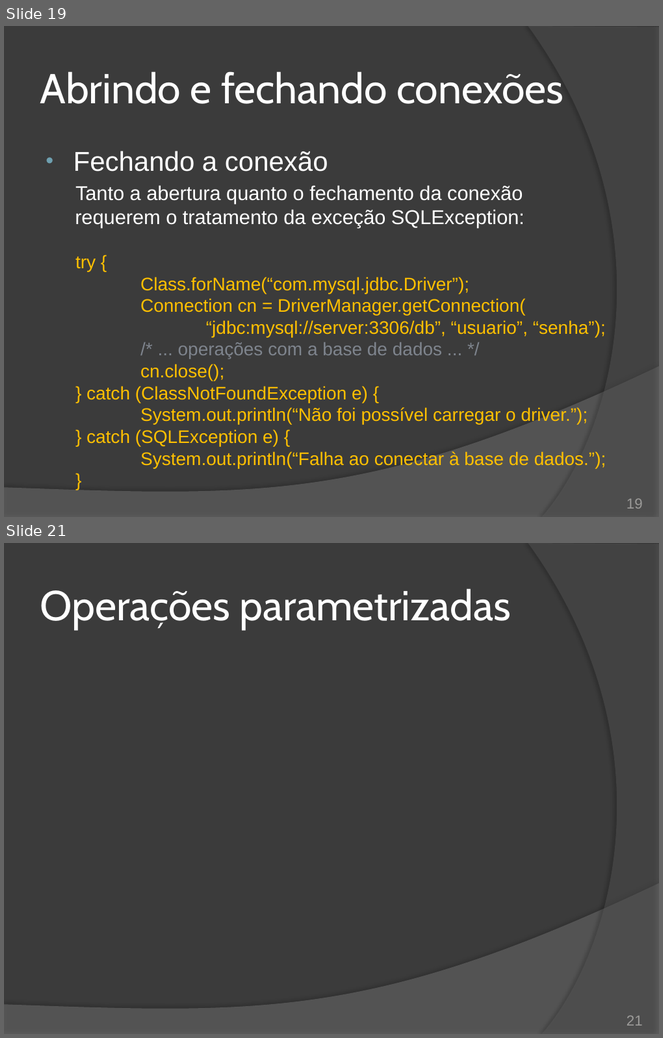
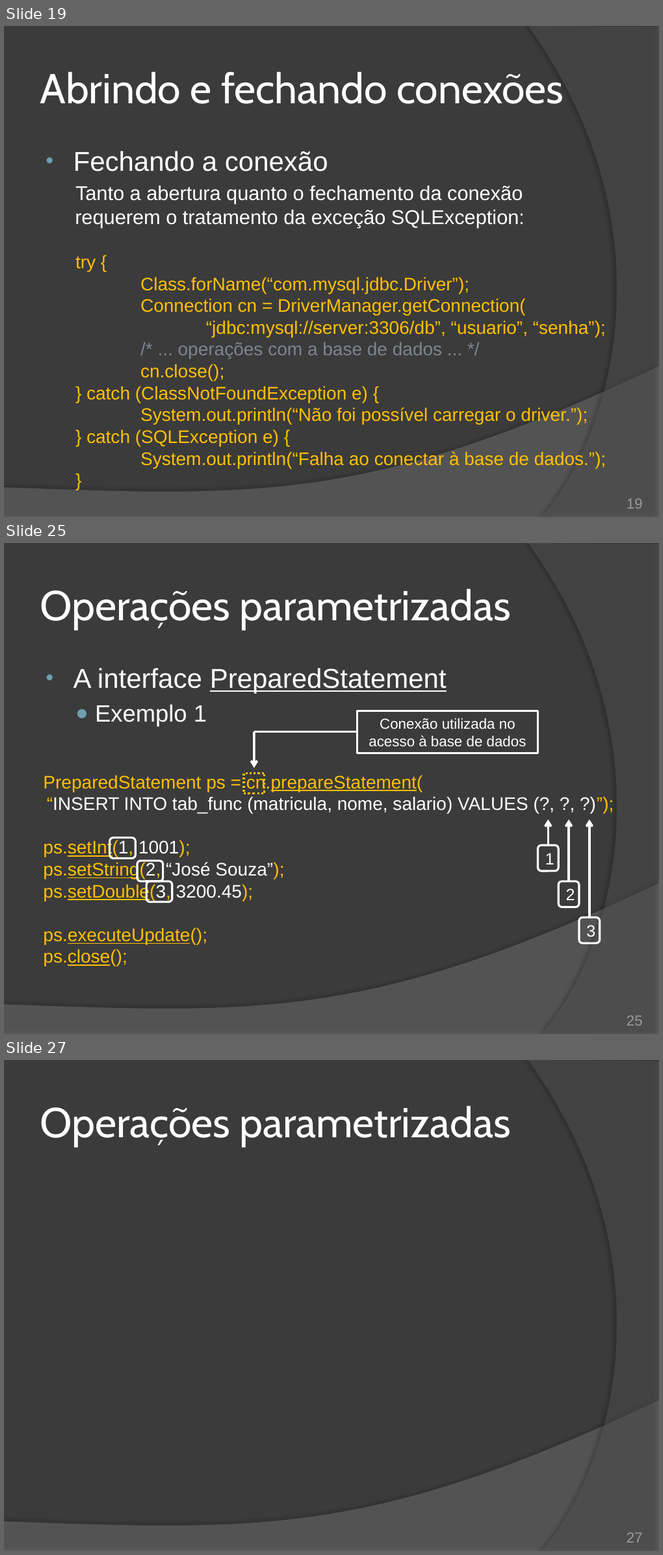
Before and after one commit to duchesqui/slzvieira-training, a slide deck: 2-Java-Programmer-Modulo-II/19.Capitulo11.pptx. Shown one above the other, each under a label of ours: slides 19 and 21 before the commit, slides 19, 25 and 27 after it; the slides between them are not shown. The pictures are 663x1038 and 663x1555 pixels, drawn with LibreOffice and Linux fonts; fonts in the diff are those of the drawing. Boxes give left, top, right and bottom in pixels: in the first picture for what was removed or moved away, otherwise in the second. Text is boxed around its words. In the diff, an @@ line names an element or a change of style, - is before the commit and + after.

Commit message:
JDBC: Statement e PreparedStatement

```diff
--- a/2-Java-Programmer-Modulo-II/19.Capitulo11.pptx
+++ b/2-Java-Programmer-Modulo-II/19.Capitulo11.pptx
@@ slide 25 added at [4, 543, 659, 1034], background #3B3B3B; not listed: 2 template elements that a slide beside it also shows @@
@@ title added at [40, 589, 510, 629], 46 pt, text #FFFFFF @@
+Operações parametrizadas
@@ text added at [43, 668, 529, 967], 20 pt, text #FFC000 @@
+• A interface PreparedStatement
+  ● Exemplo 1
+  PreparedStatement ps = cn.prepareStatement(
+  “INSERT INTO tab_func (matricula, nome, salario) VALUES (?, ?, ?)”);
+  ps.setInt(1, 1001);
+  ps.setString(2, “José Souza”);
+  ps.setDouble(3, 3200.45);
+  ps.executeUpdate();
+  ps.close();
@@ group added at [244, 711, 538, 793]: 2 rectangles, 1 arrow, 1 line @@
+Conexão utilizada no acesso à base de dados
@@ arrow added from (549, 846) to (549, 819), #FFFFFF 2.5 pt @@
@@ arrow added from (569, 882) to (569, 819), #FFFFFF 2.5 pt @@
@@ arrow added from (590, 918) to (590, 819), #FFFFFF 2.5 pt @@
@@ rounded rectangle added at [109, 838, 135, 858], outline #FFFFFF 2.25 pt @@
@@ rounded rectangle added at [538, 846, 558, 871], outline #FFFFFF 2.25 pt, 18 pt, text #FFFFFF @@
+1
@@ rounded rectangle added at [137, 861, 163, 881], outline #FFFFFF 2.25 pt @@
@@ rounded rectangle added at [146, 882, 172, 902], outline #FFFFFF 2.25 pt @@
@@ rounded rectangle added at [558, 882, 579, 907], outline #FFFFFF 2.25 pt, 18 pt, text #FFFFFF @@
+2
@@ rounded rectangle added at [579, 918, 599, 943], outline #FFFFFF 2.25 pt, 18 pt, text #FFFFFF @@
+3
@@ page number added at [627, 1016, 643, 1026], 16 pt, text #9D9B9A @@
+25
@@ what was slide 21 is now slide 27 @@
@@ page number at [627, 1533, 643, 1543]: text changed @@
-21
+27
```
Also in this commit, not shown: 2 slides changed, 5 other slides added.
